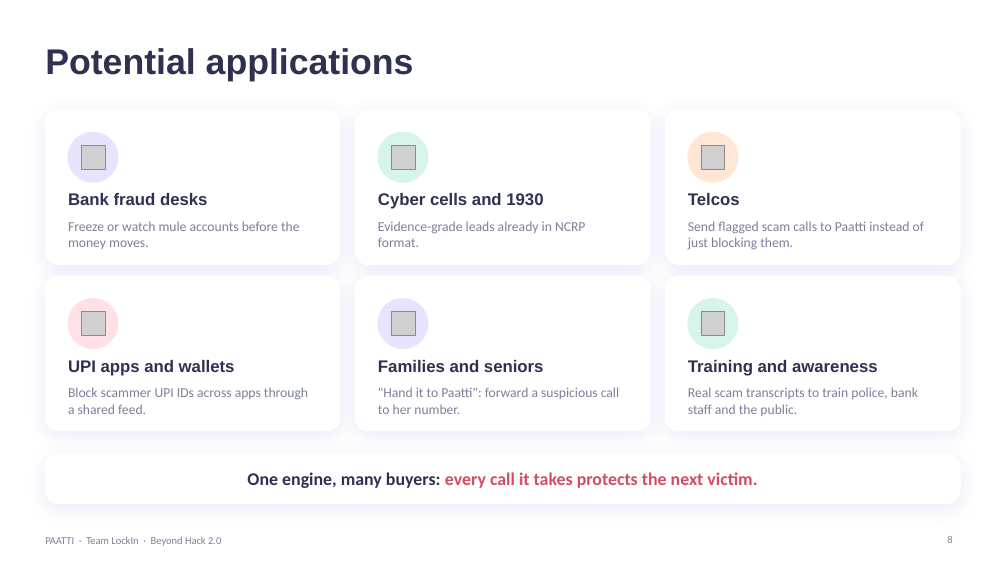
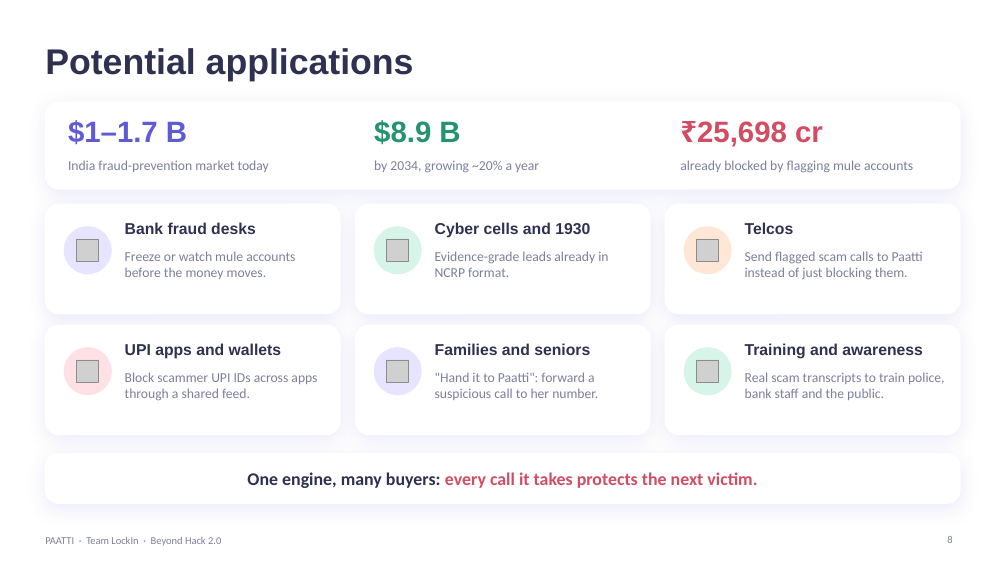
Before and after one commit to Rayaanarora/Paatti, a slide deck: slide 8 of docs/Paatti_BeyondHack2_soft.pptx. Drawn at 1008x567 pixels with LibreOffice and Linux fonts; fonts in the diff are those of the drawing; grey boxes stand for pictures; background and template pictures are left out. Boxes give left, top, right and bottom in pixels: in the first picture for what was removed or moved away, otherwise in the second. Text is boxed around its words. In the diff, an @@ line names an element or a change of style, - is before the commit and + after.

```diff
--- a/docs/Paatti_BeyondHack2_soft.pptx
+++ b/docs/Paatti_BeyondHack2_soft.pptx
@@ rounded rectangle added at (45,102,960,189), fill #FFFFFF, outline #FFFFFF 1 pt @@
@@ text added at (68,120,187,144), 28 pt, text #5F5BD6, bold @@
+$1–1.7 B
@@ text added at (374,120,460,145), 28 pt, text #23946E, bold @@
+$8.9 B
@@ text added at (697,121,823,147), 28 pt, text #D24D63, bold @@
+₹25,698 cr
@@ text added at (68,160,269,172), 13 pt, text #7C809B @@
+India fraud-prevention market today
@@ text added at (374,160,539,173), 13 pt, text #7C809B @@
+by 2034, growing ~20% a year
@@ text added at (680,160,913,173), 13 pt, text #7C809B @@
+already blocked by flagging mule accounts
@@ rounded rectangle: place and size @@
-rounded rectangle at (45,110,340,265)
+rounded rectangle at (45,204,340,314)
@@ rounded rectangle: place and size @@
-rounded rectangle at (355,110,650,265)
+rounded rectangle at (355,204,650,314)
@@ proportions changed in 6 elements at (45,325,340,435), (355,325,650,435), (665,325,960,435), (45,204,340,314), (355,204,650,314), (665,204,960,314) @@
@@ rounded rectangle: place and size @@
-rounded rectangle at (665,110,960,265)
+rounded rectangle at (665,204,960,314)
@@ text "Bank fraud desks": place and size @@
-text "Bank fraud desks" at (68,193,208,205)
+text "Bank fraud desks" at (125,222,256,234)
@@ text "Cyber cells and 1930": place and size @@
-text "Cyber cells and 1930" at (378,193,543,209)
+text "Cyber cells and 1930" at (435,222,590,238)
@@ 3 pictures, 3 ellipses: place and size @@
-3 pictures, 3 ellipses at (68,132,738,182)
+3 pictures, 3 ellipses at (64,227,731,274)
@@ size 16 to 15 pt in 6 elements at (745,343,922,359), (125,343,281,359), (435,343,590,355), (125,222,256,234), (435,222,590,238), (745,222,794,234) @@
@@ text "Telcos": place and size @@
-text "Telcos" at (688,193,740,205)
+text "Telcos" at (745,222,794,234)
@@ text "Freeze or watch mule accounts ..." rewrapped from (68,221,299,249) to (125,251,295,279) @@
@@ text "Evidence-grade leads already in NCRP ..." rewrapped from (378,221,585,247) to (435,251,608,277) @@
@@ text "Send flagged scam calls to ..." rewrapped from (688,221,924,249) to (745,251,923,280) @@
@@ rounded rectangle: place and size @@
-rounded rectangle at (45,276,340,431)
+rounded rectangle at (45,325,340,435)
@@ rounded rectangle: place and size @@
-rounded rectangle at (355,276,650,431)
+rounded rectangle at (355,325,650,435)
@@ rounded rectangle: place and size @@
-rounded rectangle at (665,276,960,431)
+rounded rectangle at (665,325,960,435)
@@ text "UPI apps and wallets": place and size @@
-text "UPI apps and wallets" at (68,360,235,376)
+text "UPI apps and wallets" at (125,343,281,359)
@@ text "Families and seniors": place and size @@
-text "Families and seniors" at (378,360,544,372)
+text "Families and seniors" at (435,343,590,355)
@@ 3 pictures, 3 ellipses: place and size @@
-3 pictures, 3 ellipses at (68,299,738,349)
+3 pictures, 3 ellipses at (64,348,731,395)
@@ text "Training and awareness": place and size @@
-text "Training and awareness" at (688,360,878,376)
+text "Training and awareness" at (745,343,922,359)
@@ text "Block scammer UPI IDs across ..." rewrapped from (68,387,308,414) to (125,372,317,401) @@
@@ text ""Hand it to Paatti": forward ..." rewrapped from (378,387,619,414) to (435,372,598,400) @@
@@ text "Real scam transcripts to train ..." rewrapped from (688,387,918,416) to (745,372,945,400) @@
```
Also in this commit, not shown: 1 other file.
